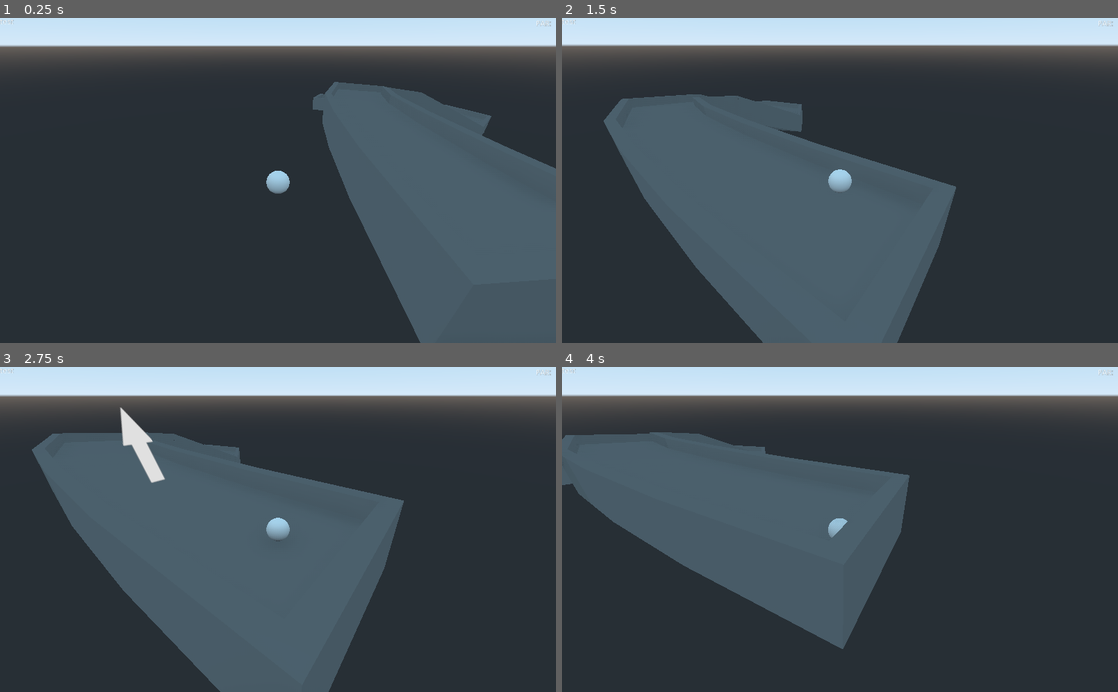
Above: before the commit, frames 1-4 (two rows, left to right).
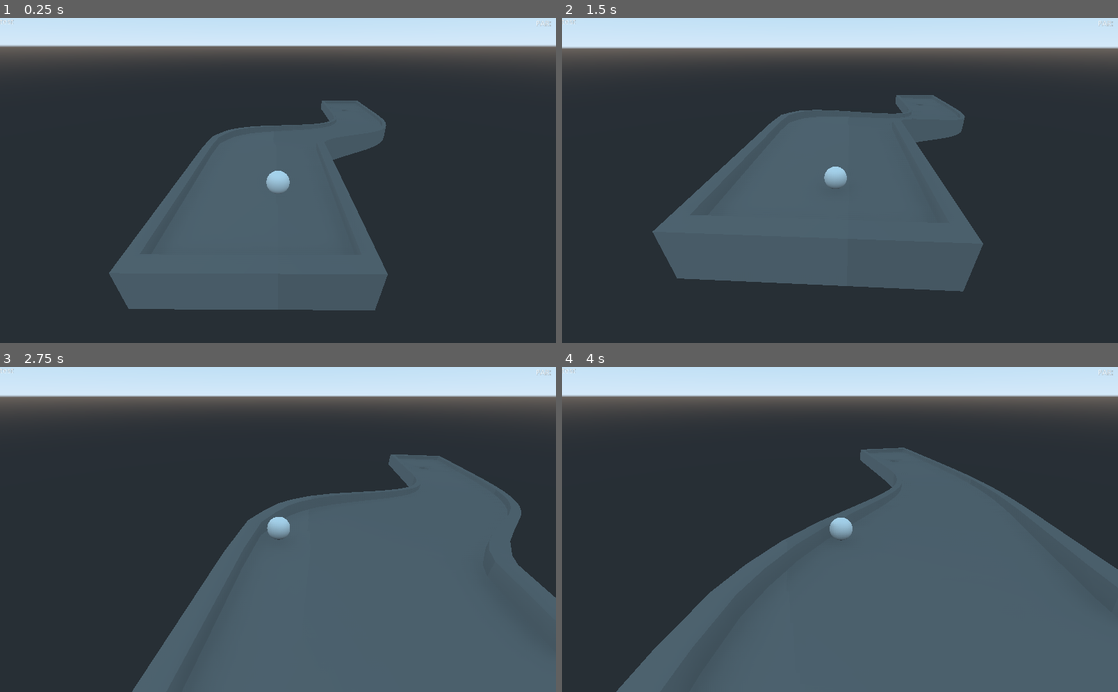
Above: after the commit, the same moments.

Repository: SlashScreen/golf
Game: Godot game, scene res://Levels/test_level.tscn
Two runs of this game, one before a commit and one after it. Both use one fixed random seed, a clock stepped at 60 frames per second and the inputs below.
Inputs (mouse positions are in pixels of both pictures, inside the frame that each line leads up to):
- Up to frame 1 (0.25 s): no input
- Up to frame 2 (1.5 s): move the mouse to (962, 164) at 0.52 s; click (962, 164) at 0.67 s; move the mouse to (728, 196) at 1.27 s; click (728, 196) at 1.42 s
- Up to frame 3 (2.75 s): move the mouse to (333, 458) at 2.02 s; click (333, 458) at 2.17 s
- Up to frame 4 (4 s): move the mouse to (812, 594) at 2.77 s; click (812, 594) at 2.92 s; move the mouse to (1006, 578) at 3.52 s; click (1006, 578) at 3.67 s

The runs differ from the first frame. In frame 1, 43% of the frame differs, in the area x 19-100%, y 19-100%; in frame 2, 21%; in frame 3, 39%; in frame 4, 51%, in the area x 0-100%, y 8-100%.

Commit message:
created new test map, and made sure the hole volume works. I need to add a flag haha. Now I need to make the hole do something other than print

Diff:
--- a/Levels/test_level.tscn
+++ b/Levels/test_level.tscn
@@ -9,7 +9,7 @@
 [node name="level" type="Spatial"]
 
 [node name="Golf_Ball_Obj" parent="." instance=ExtResource( 1 )]
-transform = Transform( -4.37503e-08, 0, -1.00089, 0, 1.00089, 0, 1.00089, 0, -4.37503e-08, 0, 0, -4.1422 )
+transform = Transform( -4.37503e-08, 0, -1.00089, 0, 1.00089, 0, 1.00089, 0, -4.37503e-08, 1.48889, -4.76837e-07, 0.425831 )
 
 [node name="Course" parent="." instance=ExtResource( 2 )]
 transform = Transform( 1.97147, 0, 0, 0, 1.97147, 0, 0, 0, 1.97147, 2.36525, -1.60759, 0 )
@@ -18,6 +18,6 @@
 transform = Transform( 33.8851, 0, 0, 0, 1, 0, 0, 0, 33.8851, 0, -9.94058, 0 )
 
 [node name="Golf_Hole_Volume" parent="." instance=ExtResource( 4 )]
-transform = Transform( 1, 0, 0, 0, 1, 0, 0, 0, 1, 31.7987, -5.40288, 3.39975 )
+transform = Transform( 1, 0, 0, 0, 1, 0, 0, 0, 1, 22.295, -4.13872, 7.28103 )
 
 [node name="HUD" parent="." instance=ExtResource( 5 )]
--- a/Objects/Course.tscn
+++ b/Objects/Course.tscn
@@ -1,8 +1,7 @@
 [gd_scene load_steps=3 format=2]
 
-[ext_resource path="res://assets/models/maps/testcourse.obj" type="ArrayMesh" id=1]
+[ext_resource path="res://assets/models/maps/testcourse2.obj" type="ArrayMesh" id=1]
 [ext_resource path="res://Scripts/Course_Setup.gd" type="Script" id=2]
-
 
 [node name="Course" type="Spatial"]
 
--- a/Objects/Golf_Hole_Volume.tscn
+++ b/Objects/Golf_Hole_Volume.tscn
@@ -13,3 +13,4 @@
 transform = Transform( 1, 0, 0, 0, 0.212971, 0, 0, 0, 1, 0, 0, 0 )
 shape = SubResource( 1 )
 [connection signal="area_shape_entered" from="Hole_Area" to="Hole_Area" method="_on_Area_area_shape_entered"]
+[connection signal="body_entered" from="Hole_Area" to="Hole_Area" method="_on_Hole_Area_body_entered"]
--- a/Scripts/Arrow.gd
+++ b/Scripts/Arrow.gd
@@ -7,7 +7,8 @@
 export var last_pos = Vector3(0,0,0)
 
 func _ready():
-	set_as_toplevel(true)
+	#set_as_toplevel(true)
+	pass
 
 func _input(event):
 	#raycast
@@ -28,12 +29,12 @@
 		look_at(result.position,Vector3(0,1,0)) #set_rotation(Vector3(0,newdir.y,0))
 		set_scale(Vector3(1,1,d/end_dist))
 		if event is InputEventMouseButton and event.pressed and event.button_index == 1 and ball.STATE == "still": #if mouse button clicked
-			last_pos = to_global(get_translation())
+			last_pos = ball.get_translation()
 			ball.apply_central_impulse(newdir*((d/end_dist)*max_power)) #apply impulse
 
 func _process(delta):
+	#set_translation(get_parent().get_translation())
 	if get_parent().STATE == "still":
 		show()
-		set_translation(get_parent().get_translation())
 	else:
 		hide()
--- a/Scripts/Golf_Hole.gd
+++ b/Scripts/Golf_Hole.gd
@@ -5,6 +5,6 @@
 func _ready():
 	pass # Replace with function body.
 
-func _on_Area_area_shape_entered(area_id, area, area_shape, self_shape):
+func _on_Hole_Area_body_entered(body):
 	emit_signal("ball_in_hole")
 	print("In hole!")
Not shown, added: assets/models/maps/testcourse2.mtl
Not shown, added: assets/models/maps/testcourse2.obj
Not shown, added: assets/models/maps/testcourse2.obj.import
Not shown, added: assets/models/props/Hole_Bore.mtl
Not shown, added: assets/models/props/Hole_Bore.obj
Not shown, added: assets/models/props/Hole_Bore.obj.import
Not shown, added: assets/models/maps/testcourse2.blend
Not shown, added: assets/models/maps/testcourse2.blend1
